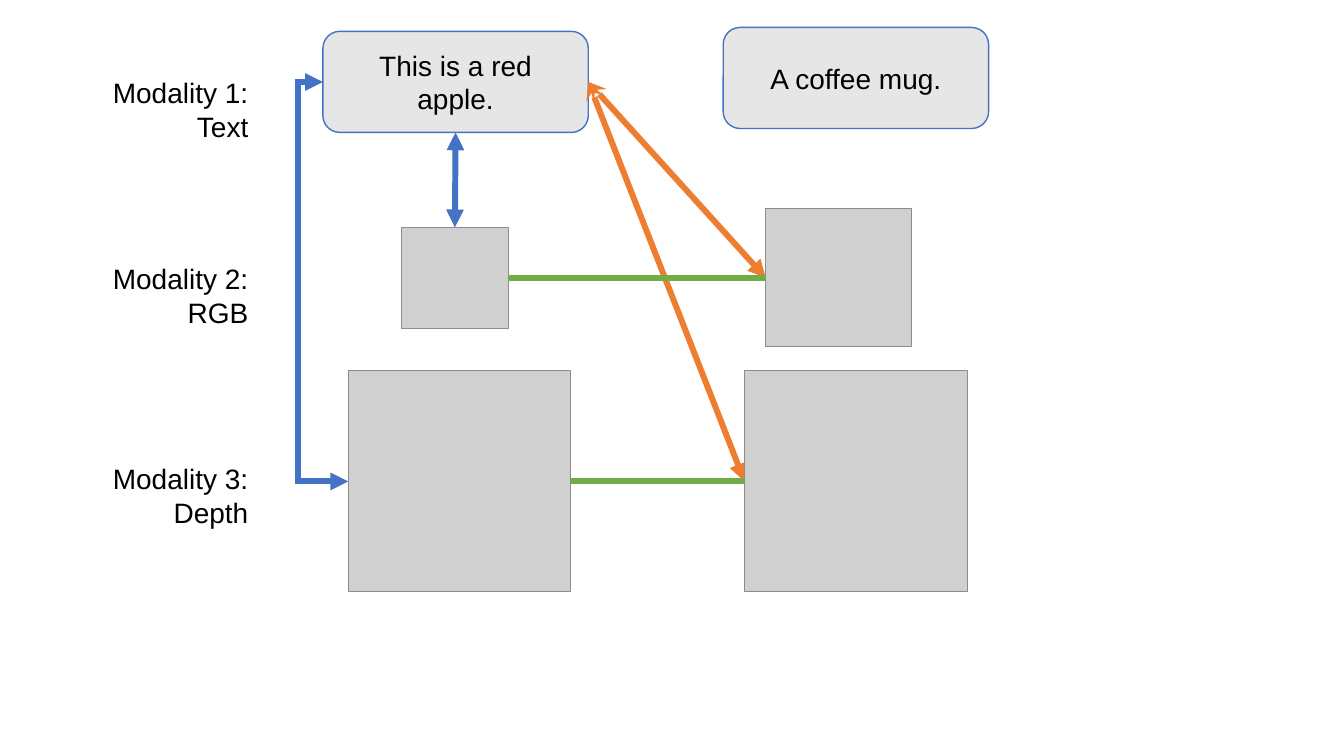
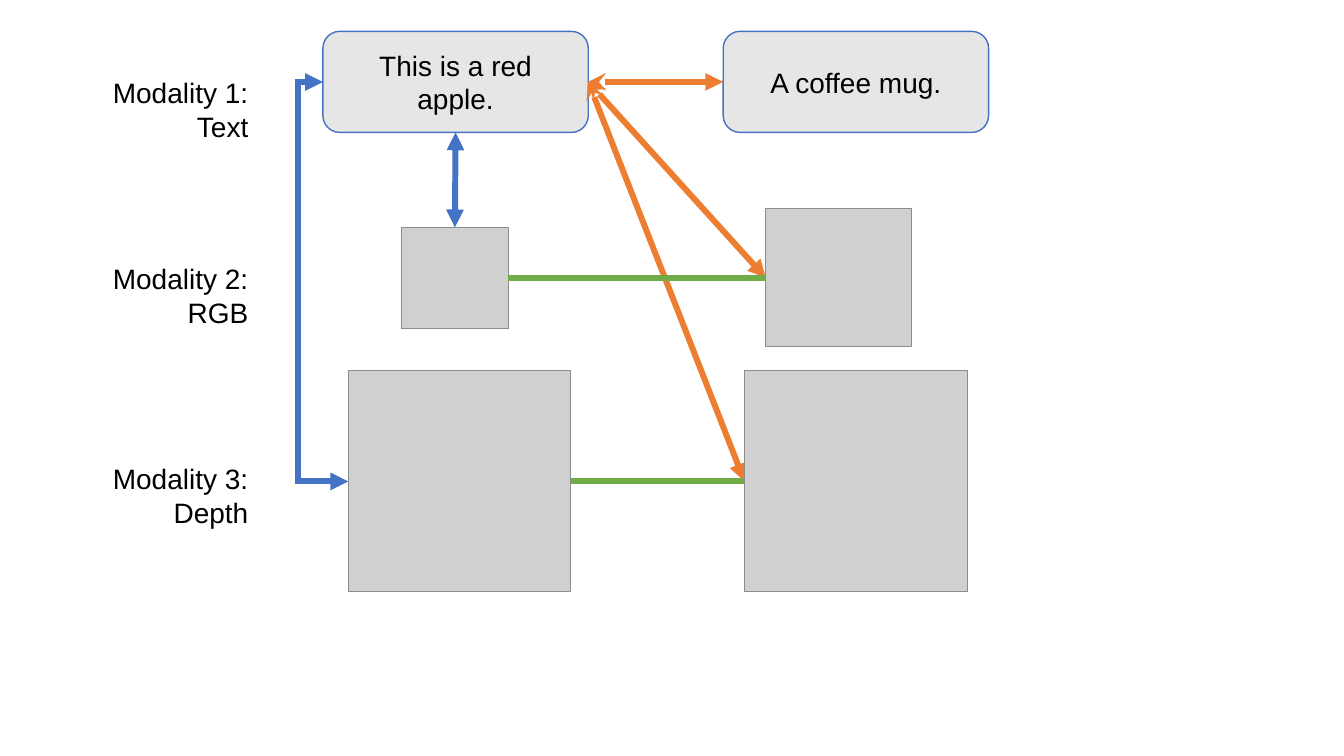
Before and after one commit to kasraprime/EMMA, a slide deck: slide 2 of Paper/Figures/MMA-paper.pptx. Drawn at 1344x756 pixels with LibreOffice and Linux fonts; fonts in the diff are those of the drawing; grey boxes stand for pictures. Boxes give left, top, right and bottom in pixels: in the first picture for what was removed or moved away, otherwise in the second. Text is boxed around its words. In the diff, an @@ line names an element or a change of style, - is before the commit and + after.

```diff
--- a/Paper/Figures/MMA-paper.pptx
+++ b/Paper/Figures/MMA-paper.pptx
@@ rounded rectangle "A coffee mug.": place and size @@
-rounded rectangle "A coffee mug." at [723, 27, 988, 128]
+rounded rectangle "A coffee mug." at [723, 31, 988, 132]
@@ double arrow added from (589, 82) to (723, 82), #ED7D31 4.25 pt @@
```
Also in this commit, not shown: 8 slides added, 16 other files.
